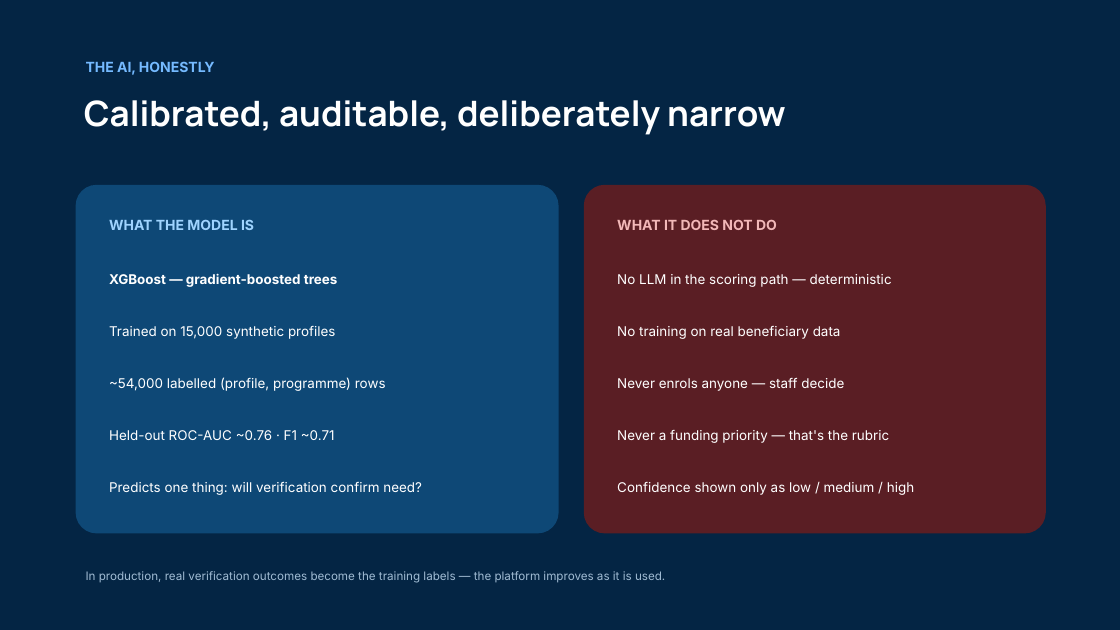
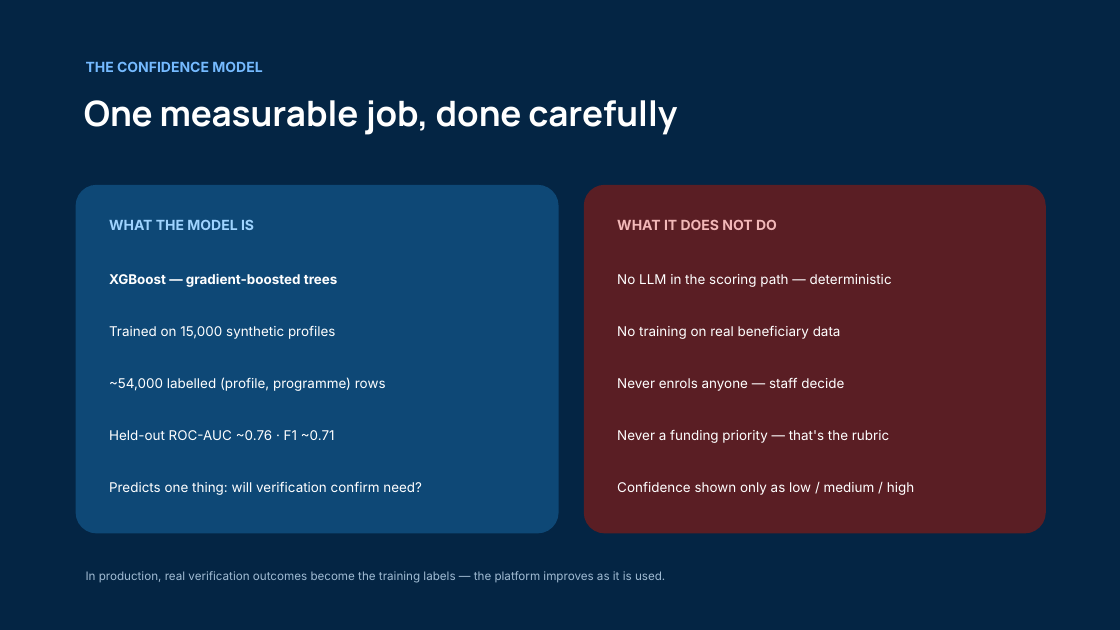
Before and after one commit to zobiahussain/mustahiq-ai, a slide deck: slide 6 of submission/Mustahiq_AI_Presentation.pptx. Drawn at 1120x630 pixels with LibreOffice and Linux fonts; fonts in the diff are those of the drawing. Boxes give left, top, right and bottom in pixels: in the first picture for what was removed or moved away, otherwise in the second. Text is boxed around its words. In the diff, an @@ line names an element or a change of style, - is before the commit and + after.

```diff
--- a/submission/Mustahiq_AI_Presentation.pptx
+++ b/submission/Mustahiq_AI_Presentation.pptx
@@ text at (86, 61, 262, 72): text changed @@
-THE AI, HONESTLY
+THE CONFIDENCE MODEL
@@ text at (84, 100, 677, 135): text changed @@
-Calibrated, auditable, deliberately narrow
+One measurable job, done carefully
```
Also in this commit, not shown: 9 other slides changed, 10 other files.
